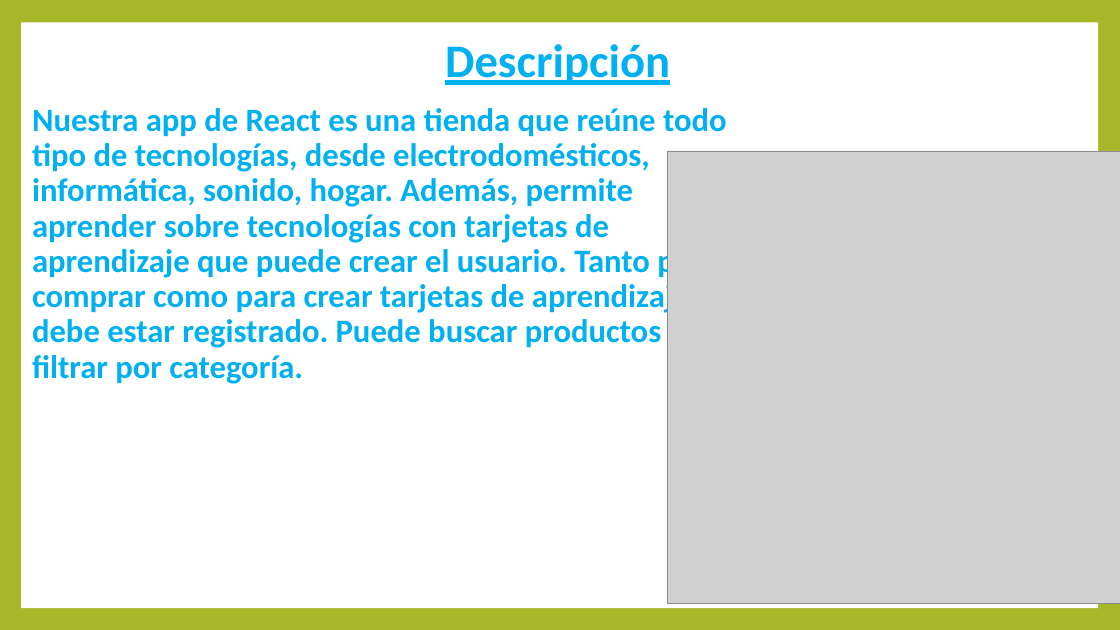
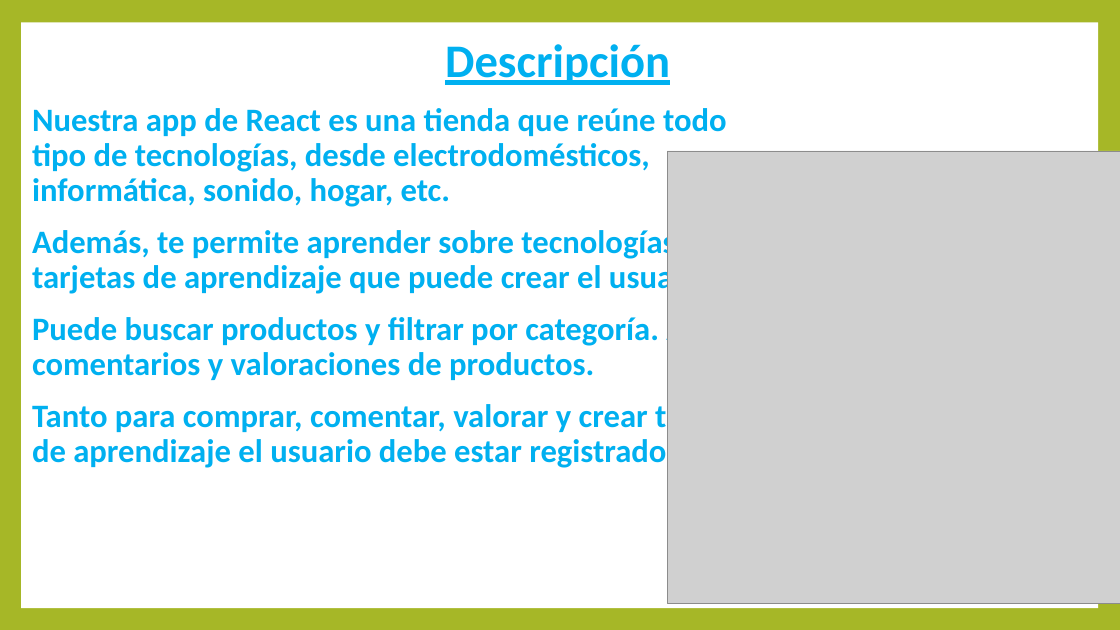
Before and after one commit to DavidCorredorMiguel/proyectogrupo2, a slide deck: slide 3 of Presentacion Tech Learn.pptx. Drawn at 1120x630 pixels with LibreOffice and Linux fonts; fonts in the diff are those of the drawing; grey boxes stand for pictures. Boxes give left, top, right and bottom in pixels: in the first picture for what was removed or moved away, otherwise in the second. Text is boxed around its words. In the diff, an @@ line names an element or a change of style, - is before the commit and + after.

```diff
--- a/Presentacion Tech Learn.pptx
+++ b/Presentacion Tech Learn.pptx
@@ text at (x1=32, y1=108, x2=758, y2=470): text changed @@
-Nuestra app de React es una tienda que reúne todo tipo de tecnologías, desde electrodomésticos, informática, sonido, hogar. Además, permite aprender sobre tecnologías con tarjetas de aprendizaje que puede crear el usuario. Tanto para comprar como para crear tarjetas de aprendizaje debe estar registrado. Puede buscar productos y filtrar por categoría.
+Nuestra app de React es una tienda que reúne todo tipo de tecnologías, desde electrodomésticos, informática, sonido, hogar, etc.
+Además, te permite aprender sobre tecnologías con tarjetas de aprendizaje que puede crear el usuario.
+Puede buscar productos y filtrar por categoría. Añadir comentarios y valoraciones de productos.
+Tanto para comprar, comentar, valorar y crear tarjetas de aprendizaje el usuario debe estar registrado.
```
Also in this commit, not shown: 2 other files.
